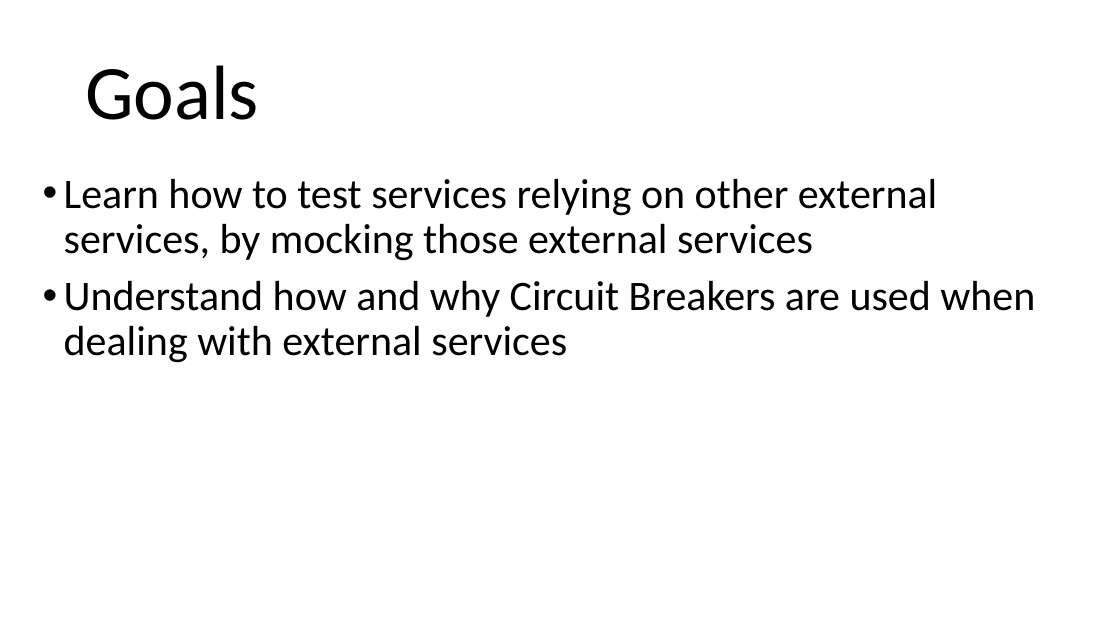
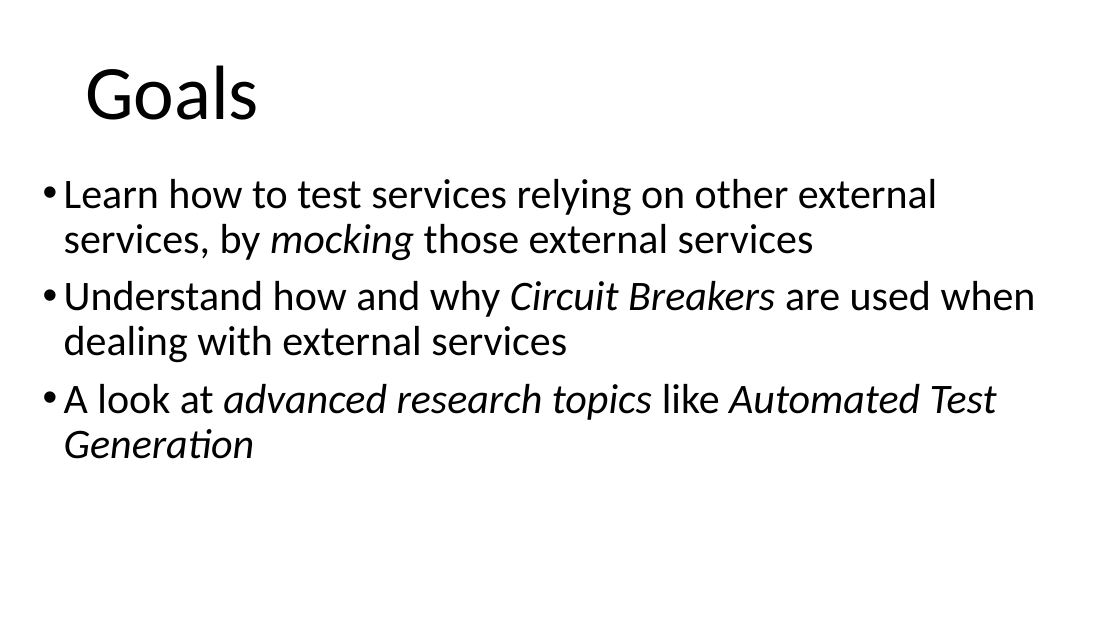
Before and after one commit to arcuri82/testing_security_development_enterprise_systems, a slide deck: slide 2 of doc/advanced/slides/lesson_06.pptx. Drawn at 1120x630 pixels with LibreOffice and Linux fonts; fonts in the diff are those of the drawing. Boxes give left, top, right and bottom in pixels: in the first picture for what was removed or moved away, otherwise in the second. Text is boxed around its words. In the diff, an @@ line names an element or a change of style, - is before the commit and + after.

Commit message:
simplified circuit-breaker example

```diff
--- a/doc/advanced/slides/lesson_06.pptx
+++ b/doc/advanced/slides/lesson_06.pptx
@@ text at [64,179,1036,363]: italic on in "mocking", "Circuit Breakers" @@
@@ text at [64,384,997,459]: paragraph added @@
+• A look at advanced research topics like Automated Test Generation
```
Also in this commit, not shown: 1 other slide changed, 2 slides added, 4 other files.
